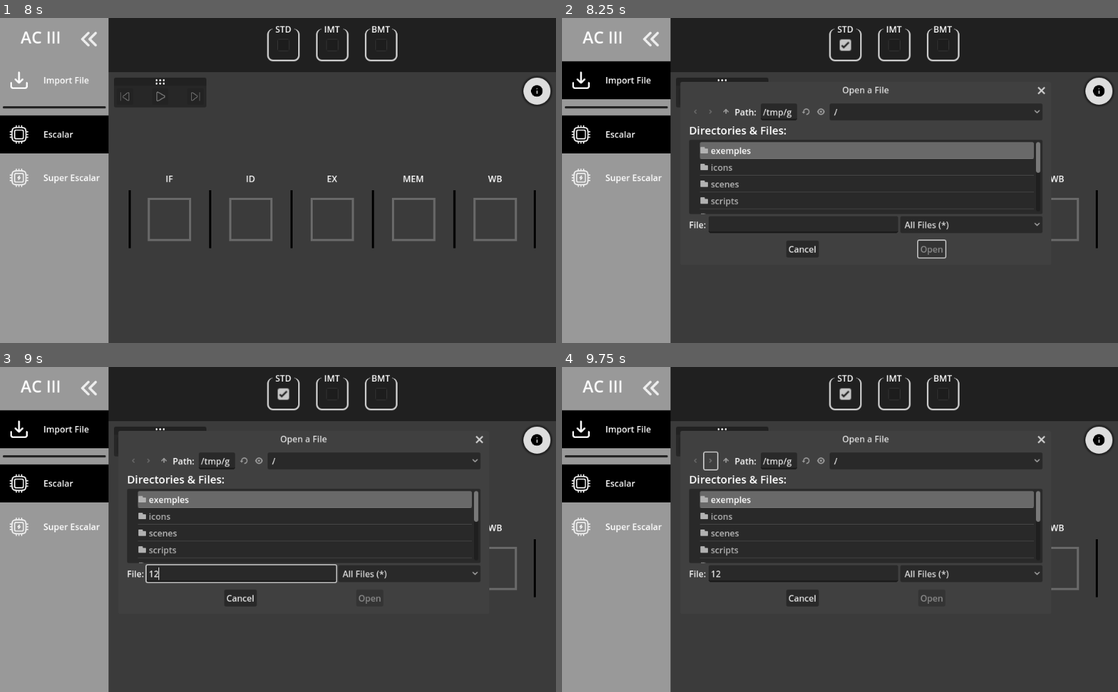
Above: before the commit, frames 1-4 (two rows, left to right).
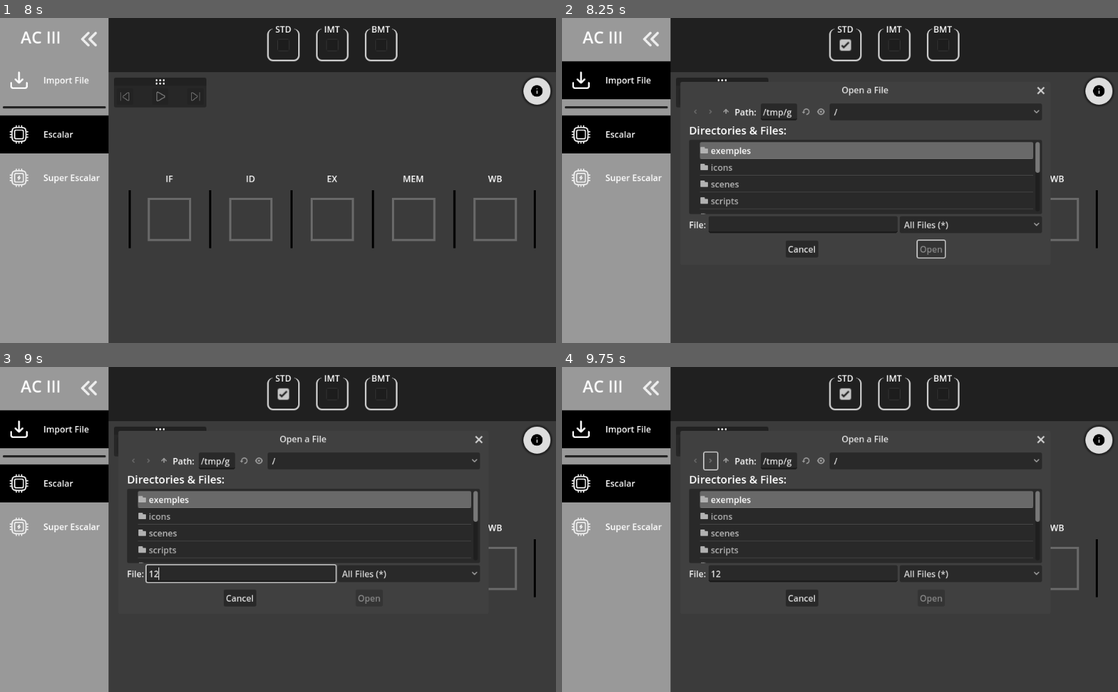
Above: after the commit, the same moments.

Repository: FernandoCsm-Knight/SMT-Simulator
Game: Godot game, scene res://main_scene.tscn
The game is run twice, just before and just after one commit, with the same random seed, the same clock (stepped at 60 frames per second) and the same inputs.
Inputs (mouse positions are in pixels of both pictures, inside the frame that each line leads up to):
- Up to frame 1 (8 s): click (88, 96) at 0.5 s; click (88, 96) at 1.25 s; click (122, 96) at 2 s; click (122, 96) at 2.75 s; click (16, 37) at 3.5 s; click (283, 44) at 4.27 s; click (88, 37) at 5 s; click (250, 44) at 5.77 s; click (16, 37) at 6.5 s; click (283, 44) at 7.27 s
- Up to frame 2 (8.25 s): tap Enter at 8 s; move the mouse to (617, 79) at 8.02 s; click (617, 79) at 8.17 s
- Up to frame 3 (9 s): click (239, 575) at 8.77 s; type "12" at 8.85 s
- Up to frame 4 (9.75 s): click (712, 461) at 9.5 s

Frame 1 is identical in both runs. In frame 2, 0.3% of the frame differs, in the area x 40-88%, y 21-74%; in frame 3, 0.3%; in frame 4, 0.3%.

Commit message:
fix: infinit loop

Diff:
--- a/scripts/policies/bmt_policy.gd
+++ b/scripts/policies/bmt_policy.gd
@@ -14,9 +14,11 @@
 	return dependencies
 
 func process_instructions_with(processor: Processor) -> Array:
-	#print("Processando instruções para a política BMT")
+	var is_superscalar: bool = processor.get_architecture() == Globals.ARCHITECTURE.SUPER
+	if is_superscalar and not _verify(processor):
+		return []
+
 	scheduled_instructions.clear()
-	var is_superscalar: bool = processor.get_architecture() == Globals.ARCHITECTURE.SUPER
 	var current_cycle = 0
 	var thread_idx: int = 0
 	var dependencies: Dictionary
--- a/scripts/policies/imt_policy.gd
+++ b/scripts/policies/imt_policy.gd
@@ -1,8 +1,12 @@
 extends Policy
 
 func process_instructions_with(processor: Processor) -> Array:
+	var is_superscalar: bool = processor.get_architecture() == Globals.ARCHITECTURE.SUPER
+
+	if is_superscalar and not _verify(processor):
+		return []
+
 	scheduled_instructions.clear()
-	var is_superscalar: bool = processor.get_architecture() == Globals.ARCHITECTURE.SUPER
 	var thread_idx: int = 0
 	var current_thread: ThreadInstructions
 	var thread_interpolate: Dictionary = {}
--- a/scripts/policies/policy.gd
+++ b/scripts/policies/policy.gd
@@ -2,6 +2,21 @@
 class_name Policy
 
 var scheduled_instructions: Array = []
+
+func _verify(processor: Processor) -> bool:
+	var response: bool = true
+
+	var i: int = 0
+	var j: int = 0
+	while i < processor.thread_pool.size() and response:
+		while j < processor.thread_pool[i].size() and response:
+			var inst: Instruction = processor.thread_pool[i].instruction_set[j]
+			if processor.units_manager.all_units[inst.get_required_unit()] <= 0:
+				response = false
+			j += 1
+		i += 1
+
+	return response
 
 func process_instructions_with(processor: Processor) -> Array:
 	return []
--- a/scripts/policies/smt_policy.gd
+++ b/scripts/policies/smt_policy.gd
@@ -31,9 +31,12 @@
 	return dependencies
 
 func process_instructions_with(processor: Processor) -> Array:
+	var is_superscalar: bool = processor.get_architecture() == Globals.ARCHITECTURE.SUPER
+	if not is_superscalar or not _verify(processor):
+		return []
+
 	scheduled_instructions.clear()
 
-	var is_superscalar: bool = processor.get_architecture() == Globals.ARCHITECTURE.SUPER
 	var current_cycle = 0
 	var thread_idx: int = 0
 	var dependencies: Dictionary
--- a/scripts/policies/std_superscalar_policy.gd
+++ b/scripts/policies/std_superscalar_policy.gd
@@ -2,6 +2,9 @@
 class_name SuperscalarPolicy
 
 func process_instructions_with(processor: Processor) -> Array:
+	if not _verify(processor):
+		return []
+
 	scheduled_instructions.clear()
 
 	var curr_idx: int = 0
Not shown: 2 places in scenes/menu/side_bar_item.tscn that only renumber resources
